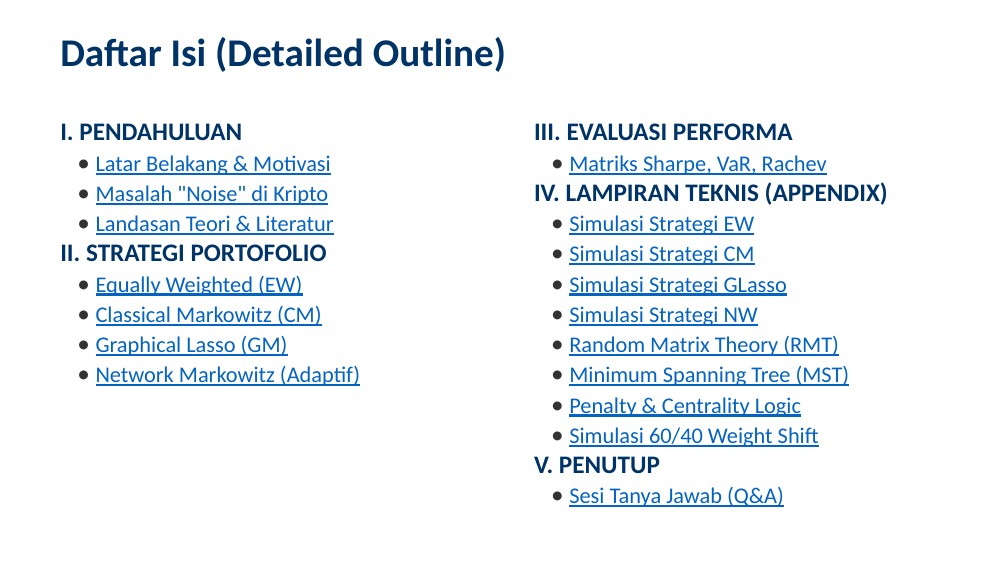
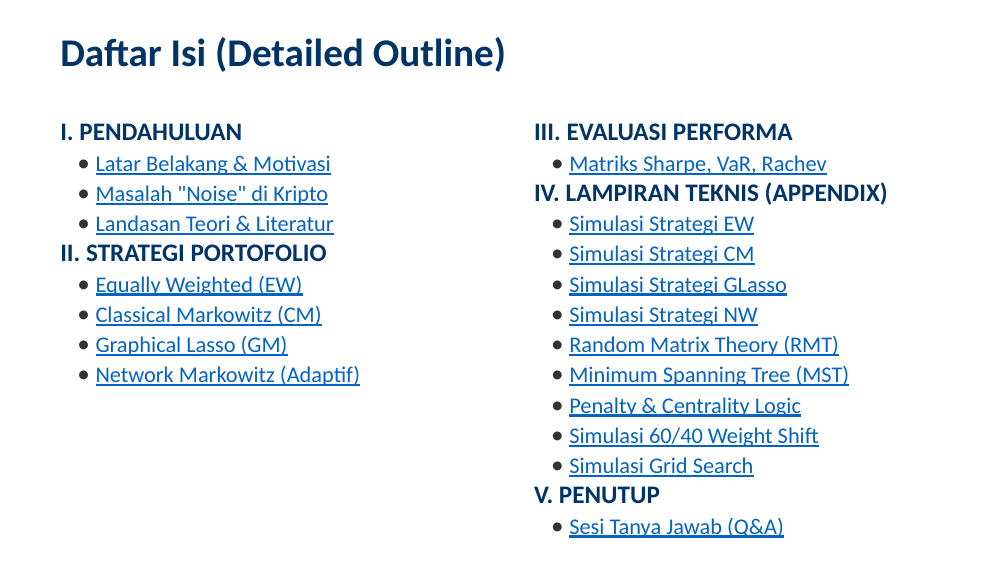
Before and after one commit to ragilrojo/RepoThesis, a slide deck: slide 2 of Presentasi_Proposal_Update.pptx. Drawn at 1008x567 pixels with LibreOffice and Linux fonts; fonts in the diff are those of the drawing. Boxes give left, top, right and bottom in pixels: in the first picture for what was removed or moved away, otherwise in the second. Text is boxed around its words. In the diff, an @@ line names an element or a change of style, - is before the commit and + after.

Commit message:
feat: add Grid Search simulation to Table of Contents

```diff
--- a/Presentasi_Proposal_Update.pptx
+++ b/Presentasi_Proposal_Update.pptx
@@ text at (569,457,754,477): paragraph added @@
+• Simulasi Grid Search
```
Also in this commit, not shown: 1 other file.
